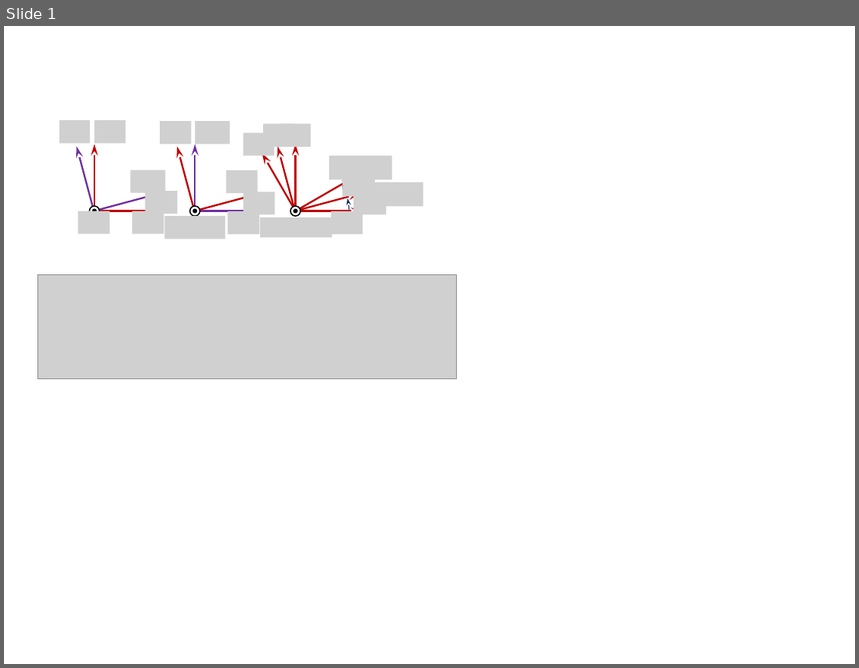
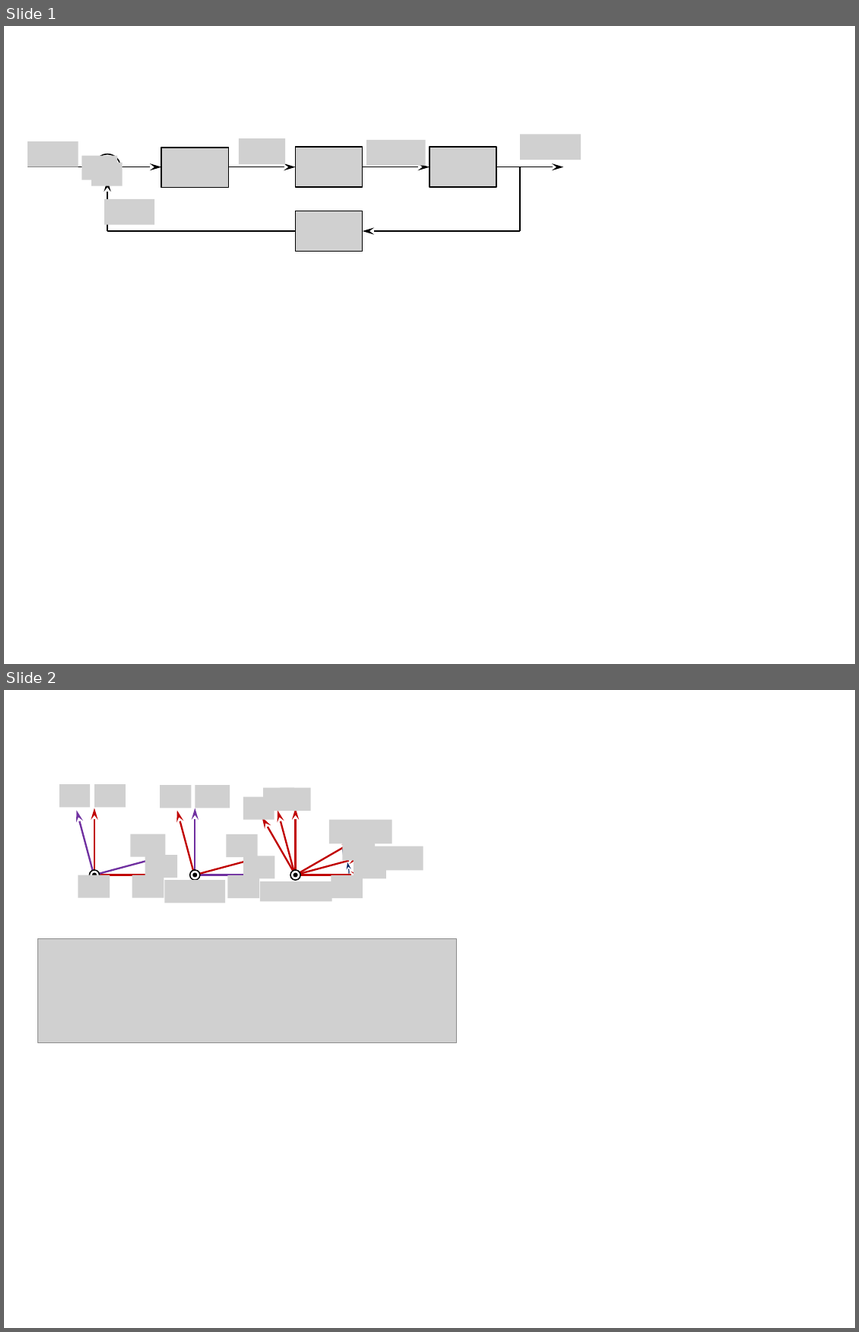
Before and after one commit to xpessoles/Cy_01_PSI_ModelisationLinNonLin, a slide deck: Colles/Colle_02_Kuka/images/Figures.pptx. Shown one above the other, each under a label of ours: slide 1 before the commit, slides 1 and 2 after it. The pictures are 859x668 and 859x1332 pixels, drawn with LibreOffice and Linux fonts; fonts in the diff are those of the drawing; grey boxes stand for pictures. Boxes give left, top, right and bottom in pixels: in the first picture for what was removed or moved away, otherwise in the second. Text is boxed around its words. In the diff, an @@ line names an element or a change of style, - is before the commit and + after.

```diff
--- a/Colles/Colle_02_Kuka/images/Figures.pptx
+++ b/Colles/Colle_02_Kuka/images/Figures.pptx
@@ slide 1 added at [4,26,855,664], background #FFFFFF @@
@@ picture added at [239,138,286,164] @@
@@ picture added at [520,134,581,160] @@
@@ picture added at [28,142,79,167] @@
@@ picture added at [82,155,117,180] @@
@@ picture added at [91,162,123,186] @@
@@ flow chart summing junction added at [94,154,120,181], outline #000000 1 pt @@
@@ picture added at [161,148,229,188] @@
@@ picture added at [296,147,363,187] @@
@@ picture added at [367,140,425,166] @@
@@ picture added at [430,147,496,187] @@
@@ arrow added from (28, 167) to (94, 167), #000000 1 pt @@
@@ arrow added from (108, 231) to (108, 180), #000000 1 pt @@
@@ arrow added from (120, 167) to (161, 167), #000000 1 pt @@
@@ arrow added from (229, 167) to (296, 167), #000000 1 pt @@
@@ arrow added from (363, 167) to (430, 167), #000000 1 pt @@
@@ arrow added from (496, 167) to (563, 167), #000000 1 pt @@
@@ line added from (520, 231) to (520, 167), #000000 1 pt @@
@@ picture added at [104,199,154,224] @@
@@ picture added at [296,211,363,252] @@
@@ line added from (296, 231) to (108, 231), #000000 1 pt @@
@@ arrow added from (520, 231) to (363, 231), #000000 1 pt @@
@@ what was slide 1 is now slide 2 @@
```
Also in this commit, not shown: 4 other files.
